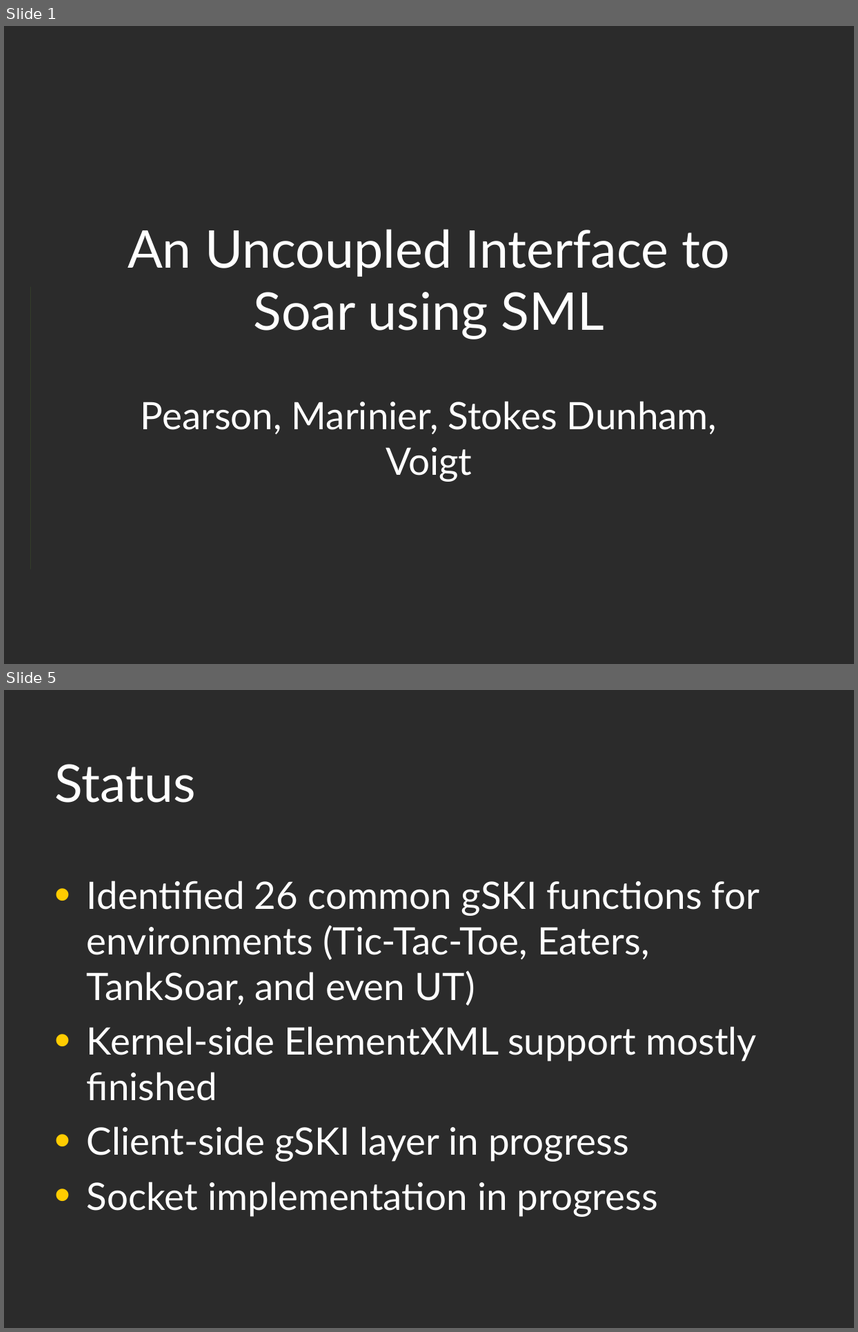
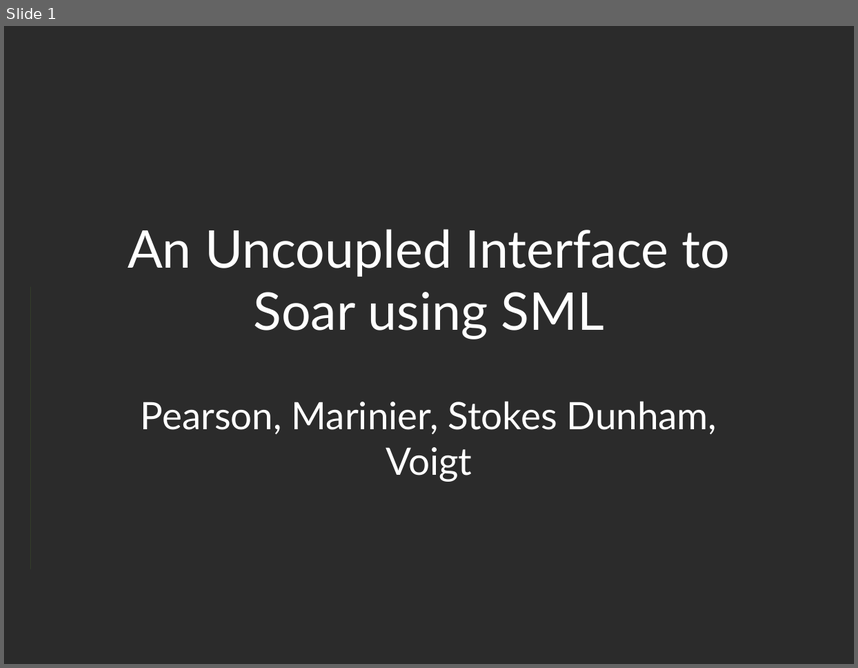
Before and after one commit to SoarGroup/Soar, a slide deck: Documentation/SML High-level presentation.ppt. Shown one above the other, each under a label of ours: slides 1 and 5 before the commit, slide 1 after it; the slides between them are not shown. The pictures are 858x1332 and 858x668 pixels, drawn with LibreOffice and Linux fonts; fonts in the diff are those of the drawing; background and template pictures are left out; a plain dark background stands for a picture behind light text. Boxes give left, top, right and bottom in pixels: in the first picture for what was removed or moved away, otherwise in the second. Text is boxed around its words. In the diff, an @@ line names an element or a change of style, - is before the commit and + after.

```diff
--- a/Documentation/SML High-level presentation.ppt
+++ b/Documentation/SML High-level presentation.ppt
@@ slide 5 removed at (x1=4, y1=690, x2=854, y2=1328), background picture (left out) @@
@@ title removed at (x1=55, y1=764, x2=197, y2=802) @@
-Status
@@ text removed at (x1=87, y1=880, x2=760, y2=1216) @@
-• Identified 26 common gSKI functions for environments (Tic-Tac-Toe, Eaters, TankSoar, and even UT)
-• Kernel-side ElementXML support mostly finished
-• Client-side gSKI layer in progress
-• Socket implementation in progress
```
Also in this commit, not shown: 2 slides changed, 3 slides added, 2 other slides removed.
